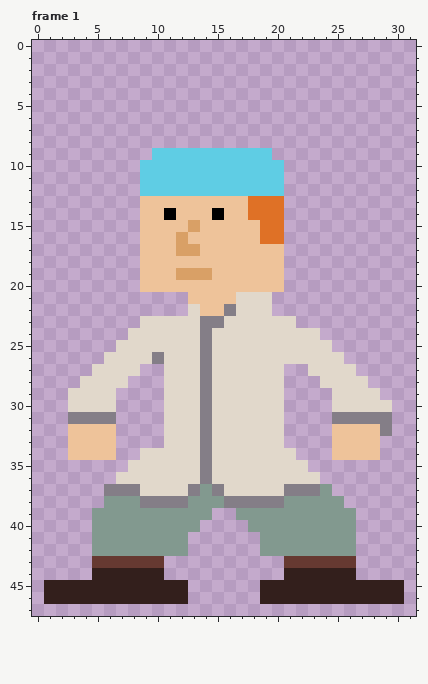
A pixel-art file gets an edit: assets/art/humans_mid.aseprite. Above is the file before it was changed.
32x48 pixels, 5 frames. Shown: frame 1. The commit also changed other frames, which this record leaves out.
The result:
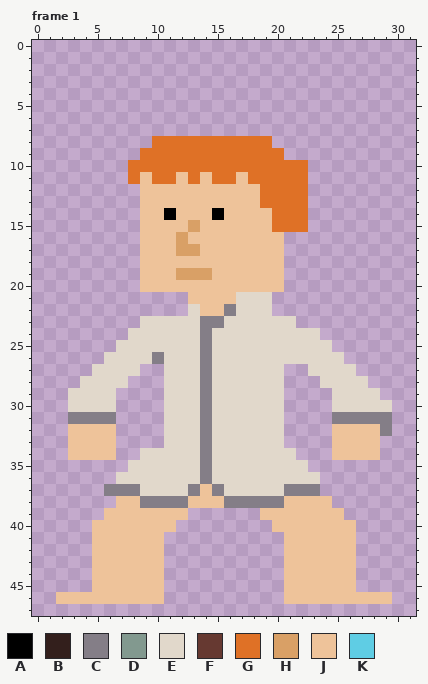
Palette (. is transparent): A #000000  B #331f1c  C #847e87  D #82998f  E #e1d8cb  F #663931  G #df7126  H #d9a066  J #eec39a  K #5fcde4
From old to new:
layer "Headwear" now hidden
layer "Pants" now hidden
layer "Shoes" now hidden
Frame 1:
The edit adds colour G in row 8 at x 10 to 19; in row 9 at x 9 and 20; in rows 10 to 11 at x 8 and 21 to 22; in rows 12 to 15 at x 21 to 22.
Colour K gives way to colour G in row 9 at x 10 to 19; in row 10 at x 9 to 20; in row 11 at x 10 to 11, 13, 15 to 16 and 18 to 20; in row 12 at x 19 to 20.
Colour B gives way to colour J in rows 44 to 45 at x 5 to 10 and 21 to 26; in row 46 at x 2 to 10 and 21 to 29.
Colour D gives way to colour J in row 37 at x 14; in row 38 at x 7 to 8, 13 to 15 and 21 to 24; in row 39 at x 6 to 12 and 19 to 25; in row 40 at x 5 to 11 and 20 to 26; in rows 41 to 42 at x 5 to 10 and 21 to 26.
Colour F gives way to colour J in row 43 at x 5 to 10 and 21 to 26.
Colour G gives way to colour J in row 13 at x 18; in row 14 at x 18 to 19; in row 15 at x 19; in row 16 at x 19 to 20.
Colour K gives way to colour J in row 11 at x 9, 12, 14 and 17; in row 12 at x 9 to 18.
The edit erases colour B in row 45 at x 1 to 4, 11 to 12, 19 to 20 and 27 to 30; in row 46 at x 1, 11 to 12, 19 to 20 and 30.
The edit erases colour D in row 37 at x 24; in row 38 at x 6 and 25; in row 39 at x 5, 13 to 14, 17 to 18 and 26; in row 40 at x 12 to 13 and 18 to 19; in rows 41 to 42 at x 11 to 12 and 19 to 20.
